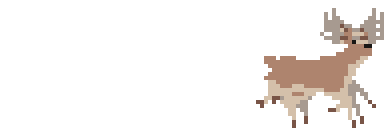
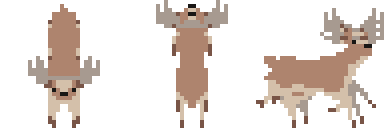
Layered file, before and after one edit (384px x 128px). Changes by layer:
painted on "F4 (150ms) (replace)" over 28, 8, 228, 128
painted on "F3 (150ms) (replace)" over 28, 0, 228, 124
painted on "F2 (150ms) (replace)" over 28, 4, 228, 128
painted on "F1 (150ms) (replace)" over 28, 0, 228, 124
